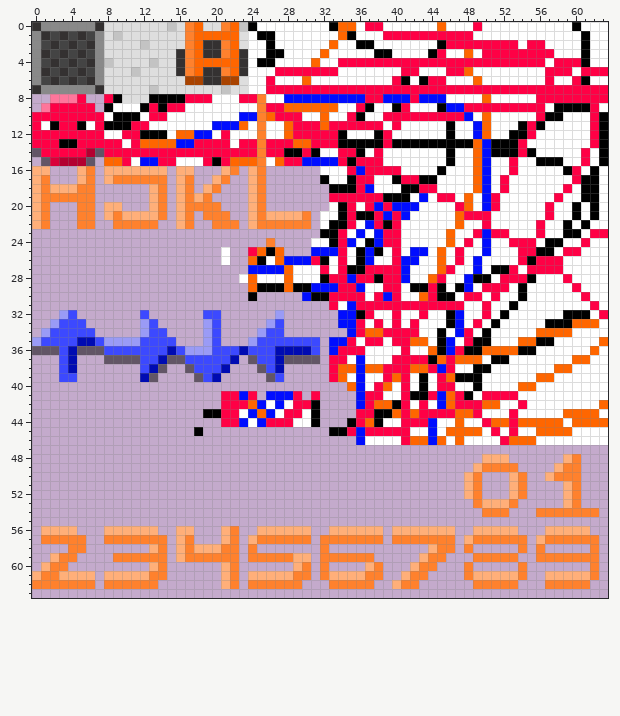
Two versions of one pixel-art sprite, resources/sprites.png. Above, as it was before the edit.
The file is 64x64 pixels. Colours within 5 levels of each other are drawn and written as one.
The same view after the edit:
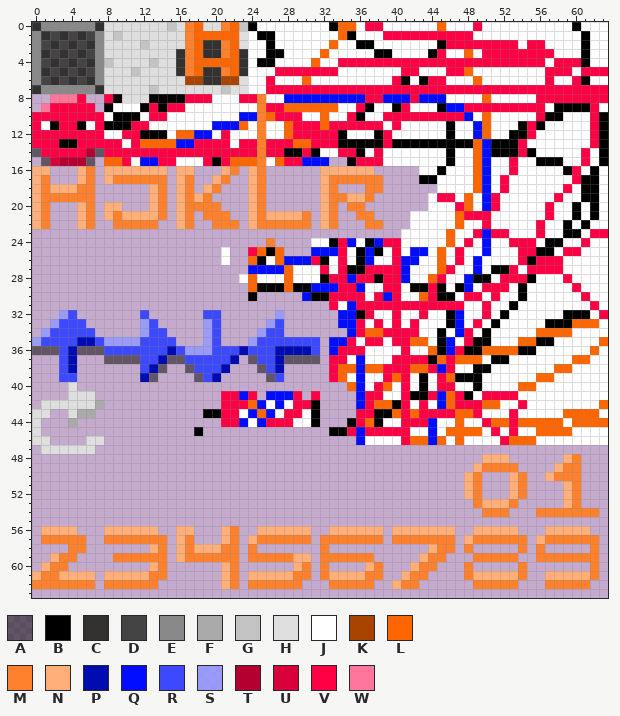
Palette (. is transparent): A #0000007f  B #000000  C #343131  D #444444  E #898989  F #aaaaaa  G #c3c3c3  H #dedede  J #ffffff  K #a94300  L #ff6600  M #ff812d  N #ffaf79  P #000bb2  Q #000dff  R #3c49ff  S #9198ffd0  T #b30030  U #d9003a  V #ff0045  W #ff769b
Author's note on the commit: Graphics for restarting
The edit:
{"y":15,"x":33,"old":"QV","new":".."}
{"y":16,"x":32,"old":"JJJVQVVVVJJ","new":"NNNNNN....."}
{"y":17,"x":32,"old":"BJJBVVJJBVV","new":"NMMMMMM...."}
{"y":18,"x":32,"old":".BBBVQJJJBBVV","new":"NM...MM......"}
{"y":19,"x":32,"old":".VVVVVVBBBJQ","new":"NMMNNM......"}
{"y":20,"x":5,"old":"M","new":"N"}
{"y":20,"x":32,"old":".JBVJVQVQQQJ","new":"NM.MM......."}
{"y":21,"x":5,"old":"M","new":"N"}
{"y":21,"x":32,"old":"JJBVBBVQVQ","new":"NM..MM...."}
{"y":22,"x":5,"old":"M","new":"N"}
{"y":22,"x":32,"old":"JBBVJQVBVJ","new":"NM...MM..."}
{"y":23,"x":32,"old":"BBVJQJQVV","new":"........."}
{"y":40,"x":4,"old":".","new":"H"}
{"y":41,"x":4,"old":"...","new":"HHH"}
{"y":42,"x":1,"old":".......","new":"HHHHHHF"}
{"y":43,"x":0,"old":"..","new":"HH"}
{"y":43,"x":4,"old":"...","new":"HFF"}
{"y":44,"x":0,"old":".","new":"H"}
{"y":44,"x":4,"old":".","new":"F"}
{"y":45,"x":0,"old":".","new":"H"}
{"y":46,"x":0,"old":"..","new":"HH"}
{"y":46,"x":6,"old":"..","new":"HH"}
{"y":47,"x":1,"old":"......","new":"HHHHHH"}
{"label":"changed","picture_box":[320,157,437,238]}
{"label":"changed","picture_box":[77,202,86,229]}
{"label":"added","picture_box":[32,382,104,454]}
